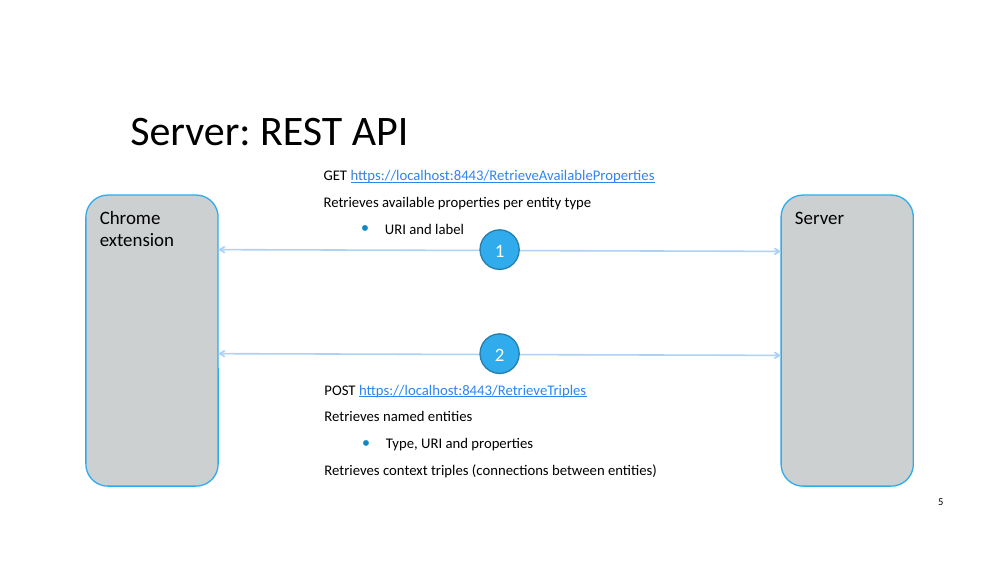
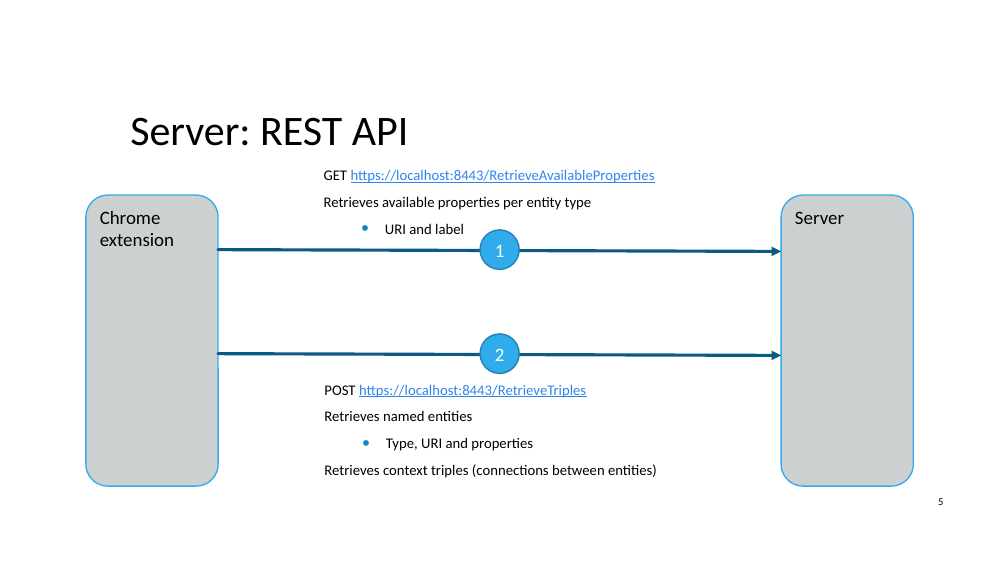
Before and after one commit to ofrendo/SemanticWebTechnologies, a slide deck: slide 5 of ProjectPresentation/EntityAnnotation.pptx. Drawn at 1008x567 pixels with LibreOffice and Linux fonts; fonts in the diff are those of the drawing; background and template pictures are left out. Boxes give left, top, right and bottom in pixels: in the first picture for what was removed or moved away, otherwise in the second. Text is boxed around its words. In the diff, an @@ line names an element or a change of style, - is before the commit and + after.

Commit message:
Texts and arrows in presentation

```diff
--- a/ProjectPresentation/EntityAnnotation.pptx
+++ b/ProjectPresentation/EntityAnnotation.pptx
@@ double arrow (219, 250) - (781, 252): double arrow to arrow; stroke #AED2F4 1.5 pt to #0C5A82 3 pt @@
@@ double arrow (219, 354) - (781, 355): double arrow to arrow; stroke #AED2F4 1.5 pt to #0C5A82 3 pt @@
```
Also in this commit, not shown: 1 other slide changed.
